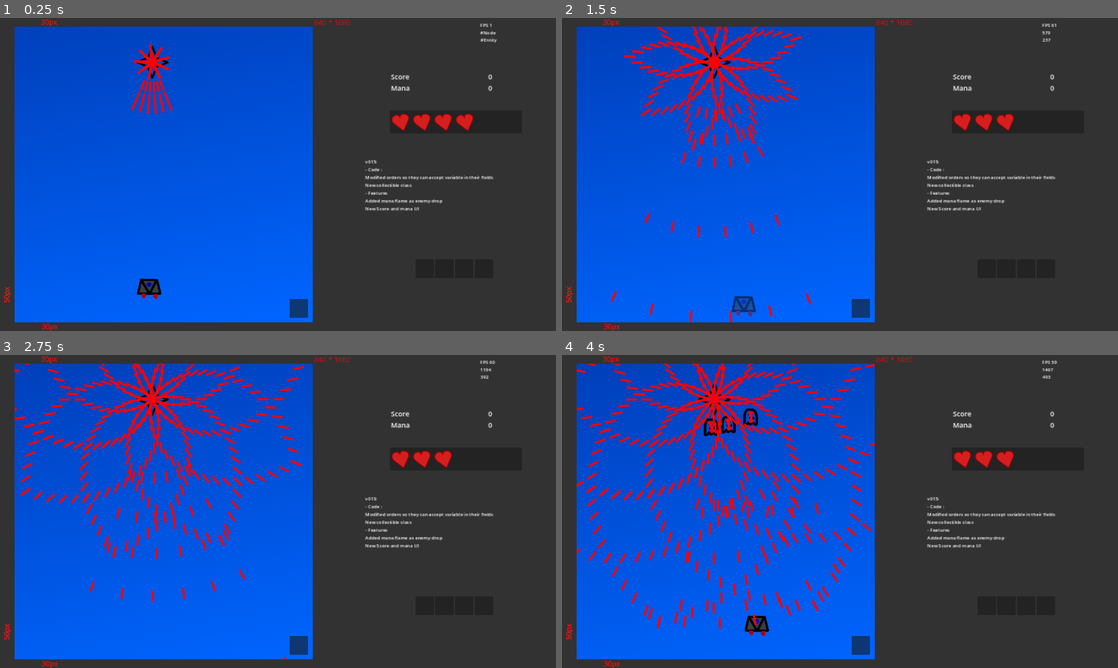
Above: before the commit, frames 1-4 (two rows, left to right).
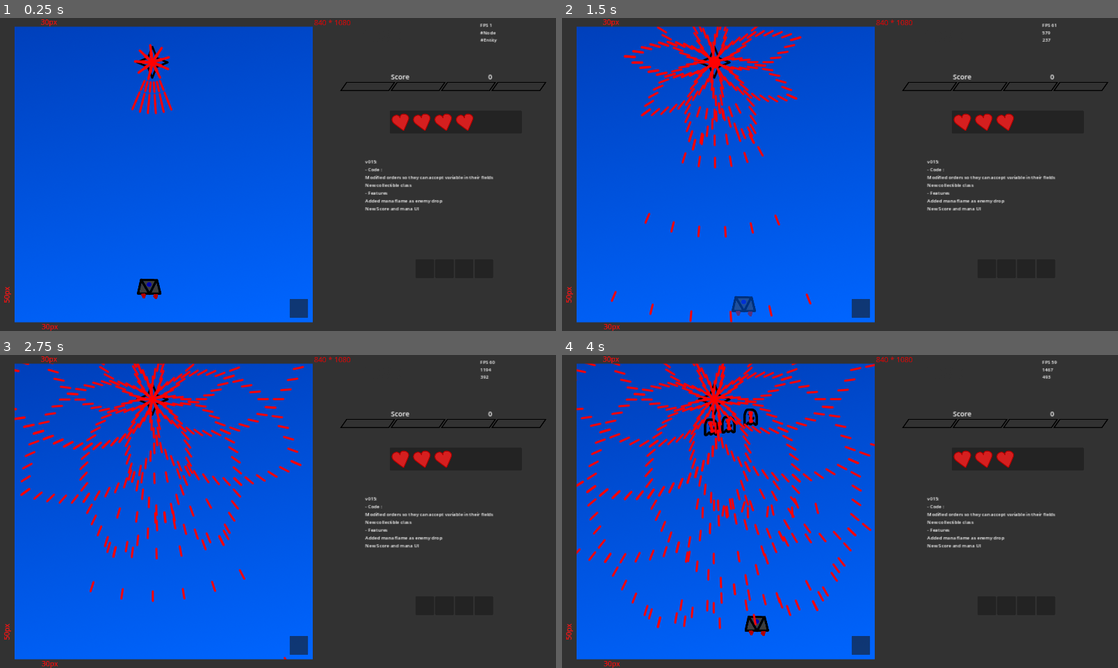
Above: after the commit, the same moments.

Repository: Asylnn/Project-Bullet-Hell
Game: Godot game, scene res://src/scenes/stage/stage_1.tscn
Two runs of this game, one before a commit and one after it. Both use one fixed random seed, a clock stepped at 60 frames per second and the inputs below. The engine's default icon, where the game draws it, is replaced by a stand-in: a white triangle on a blue panel in a dark square.
Inputs (mouse positions are in pixels of both pictures, inside the frame that each line leads up to):
- Up to frame 1 (0.25 s): no input
- Up to frame 2 (1.5 s): move the mouse to (984, 268) at 0.52 s; hold D (Move Right) 0.53-1.28 s; hold Shift (Shift Move ) 0.53-1.28 s; click (984, 268) at 0.67 s; move the mouse to (1006, 268) at 1.27 s; hold S (Move Down) from 1.28 s (still down); tap Z (shoot) at 1.35 s; click (1006, 268) at 1.42 s
- Up to frame 3 (2.75 s): move the mouse to (461, 605) at 2.02 s; release S (Move Down) at 2.03 s; hold D (Move Right) from 2.03 s (still down); hold Shift (Shift Move ) from 2.03 s (still down); click (461, 605) at 2.17 s
- Up to frame 4 (4 s): move the mouse to (1045, 605) at 2.77 s; release D (Move Right) at 2.78 s; release Shift (Shift Move ) at 2.78 s; hold W (Move Up) 2.78-3.53 s; tap Z (shoot) at 2.85 s; click (1045, 605) at 2.92 s; move the mouse to (862, 646) at 3.52 s; hold A (Move Left) from 3.53 s (still down); hold Shift (Shift Move ) from 3.53 s (still down); click (862, 646) at 3.67 s

The runs differ from the first frame. In frame 1, 0.2% of the frame differs, in the area x 61-99%, y 20-24%; in frame 2, 0.2%; in frame 3, 0.2%; in frame 4, 0.2%.

Commit message:
added mana bar

Diff:
--- /dev/null
+++ b/Sprites/svg/life bar bar.svg
@@ -0,0 +1,21 @@
+<?xml version="1.0" encoding="UTF-8" standalone="no"?>
+<!-- Created with Inkscape (http://www.inkscape.org/) -->
+
+<svg
+   width="384"
+   height="64"
+   viewBox="0 0 101.59999 16.933333"
+   version="1.1"
+   id="svg5"
+   xmlns="http://www.w3.org/2000/svg"
+   xmlns:svg="http://www.w3.org/2000/svg">
+  <defs
+     id="defs2" />
+  <g
+     id="layer1">
+    <path
+       id="rect2581"
+       style="fill:#8500cf;stroke:#000000;stroke-width:0"
+       d="m 12.974022,1.7870217 h 85.062165 l -9.411776,13.3542133 -85.0602786,0 z" />
+  </g>
+</svg>
--- /dev/null
+++ b/Sprites/svg/life bar front.svg
@@ -0,0 +1,32 @@
+<?xml version="1.0" encoding="UTF-8" standalone="no"?>
+<!-- Created with Inkscape (http://www.inkscape.org/) -->
+
+<svg
+   width="192"
+   height="32"
+   viewBox="0 0 50.799995 8.4666665"
+   version="1.1"
+   id="svg5"
+   xmlns="http://www.w3.org/2000/svg"
+   xmlns:svg="http://www.w3.org/2000/svg">
+  <defs
+     id="defs2" />
+  <g
+     id="layer1">
+    <g
+       id="g2194"
+       transform="matrix(0.50000923,0,0,0.5,-0.0120784,0.37400875)">
+      <g
+         id="rect55">
+        <path
+           style="color:#000000;fill:#ffffff;fill-opacity:0;fill-rule:evenodd;stroke-width:2;-inkscape-stroke:none"
+           d="M 13.963875,-3.4207403 H 104.50468 L 93.445476,13.512591 H 2.9046762 Z"
+           id="path2373" />
+        <path
+           style="color:#000000;fill:#000000;fill-rule:evenodd;stroke-width:10;stroke-miterlimit:4;stroke-dasharray:none"
+           d="M 11.952219,-0.7480175 11.667642,-0.3427621 0.02071324,16.183623 H 89.690763 L 101.62228,-0.7480175 Z M 12.996297,1.040696 H 98.058462 L 88.646686,14.394909 H 3.5864075 Z"
+           id="path2375" />
+      </g>
+    </g>
+  </g>
+</svg>
--- /dev/null
+++ b/Sprites/svg/life bar full.svg
@@ -0,0 +1,36 @@
+<?xml version="1.0" encoding="UTF-8" standalone="no"?>
+<!-- Created with Inkscape (http://www.inkscape.org/) -->
+
+<svg
+   width="192"
+   height="32"
+   viewBox="0 0 50.799995 8.4666665"
+   version="1.1"
+   id="svg5"
+   xmlns="http://www.w3.org/2000/svg"
+   xmlns:svg="http://www.w3.org/2000/svg">
+  <defs
+     id="defs2" />
+  <g
+     id="layer1">
+    <path
+       id="rect2581"
+       style="fill:#8500cf;stroke:#000000;stroke-width:0"
+       d="M 6.48619,0.89435679 H 49.018058 L 44.312083,7.5714635 H 1.7811585 Z" />
+    <g
+       id="g2194"
+       transform="matrix(0.50000923,0,0,0.5,-0.0120784,0.37400875)">
+      <g
+         id="rect55">
+        <path
+           style="color:#000000;fill:#ffffff;fill-opacity:0;fill-rule:evenodd;stroke-width:2;-inkscape-stroke:none"
+           d="M 13.963875,-3.4207403 H 104.50468 L 93.445476,13.512591 H 2.9046762 Z"
+           id="path2373" />
+        <path
+           style="color:#000000;fill:#000000;fill-rule:evenodd;stroke-width:10;stroke-miterlimit:4;stroke-dasharray:none"
+           d="M 11.952219,-0.7480175 11.667642,-0.3427621 0.02071324,16.183623 H 89.690763 L 101.62228,-0.7480175 Z M 12.996297,1.040696 H 98.058462 L 88.646686,14.394909 H 3.5864075 Z"
+           id="path2375" />
+      </g>
+    </g>
+  </g>
+</svg>
--- /dev/null
+++ b/Sprites/svg/life bar progress.svg
@@ -0,0 +1,21 @@
+<?xml version="1.0" encoding="UTF-8" standalone="no"?>
+<!-- Created with Inkscape (http://www.inkscape.org/) -->
+
+<svg
+   width="192"
+   height="32"
+   viewBox="0 0 50.799995 8.4666665"
+   version="1.1"
+   id="svg5"
+   xmlns="http://www.w3.org/2000/svg"
+   xmlns:svg="http://www.w3.org/2000/svg">
+  <defs
+     id="defs2" />
+  <g
+     id="layer1">
+    <path
+       id="rect2581"
+       style="fill:#8500cf;stroke:#000000;stroke-width:0"
+       d="M 6.48619,0.89435679 H 49.018058 L 44.312083,7.5714635 H 1.7811585 Z" />
+  </g>
+</svg>
--- /dev/null
+++ b/Sprites/svg/life bar.svg
@@ -0,0 +1,32 @@
+<?xml version="1.0" encoding="UTF-8" standalone="no"?>
+<!-- Created with Inkscape (http://www.inkscape.org/) -->
+
+<svg
+   width="384"
+   height="64"
+   viewBox="0 0 101.59999 16.933333"
+   version="1.1"
+   id="svg5"
+   xmlns="http://www.w3.org/2000/svg"
+   xmlns:svg="http://www.w3.org/2000/svg">
+  <defs
+     id="defs2" />
+  <g
+     id="layer1">
+    <g
+       id="g2194"
+       transform="translate(-0.02227513,0.74632568)">
+      <g
+         id="rect55">
+        <path
+           style="color:#000000;fill:#ffffff;fill-opacity:0;fill-rule:evenodd;stroke-width:2;-inkscape-stroke:none"
+           d="M 13.963875,-3.4207403 H 104.50468 L 93.445476,13.512591 H 2.9046762 Z"
+           id="path2373" />
+        <path
+           style="color:#000000;fill:#000000;fill-rule:evenodd;stroke-width:10;stroke-miterlimit:4;stroke-dasharray:none"
+           d="M 11.952222,-0.74632568 11.667645,-0.34107028 0.02071623,16.185315 H 89.690766 L 101.62228,-0.74632568 Z M 12.9963,1.0423878 H 98.058465 L 88.646689,14.396601 H 3.5864105 Z"
+           id="path2375" />
+      </g>
+    </g>
+  </g>
+</svg>
--- /dev/null
+++ b/Sprites/svg/life bar_full.svg
@@ -0,0 +1,36 @@
+<?xml version="1.0" encoding="UTF-8" standalone="no"?>
+<!-- Created with Inkscape (http://www.inkscape.org/) -->
+
+<svg
+   width="384"
+   height="64"
+   viewBox="0 0 101.59999 16.933333"
+   version="1.1"
+   id="svg5"
+   xmlns="http://www.w3.org/2000/svg"
+   xmlns:svg="http://www.w3.org/2000/svg">
+  <defs
+     id="defs2" />
+  <g
+     id="layer1">
+    <path
+       id="rect2581"
+       style="fill:#8500cf;stroke:#000000;stroke-width:0"
+       d="m 12.974022,1.7870217 h 85.062165 l -9.411776,13.3542133 -85.0602786,0 z" />
+    <g
+       id="g2194"
+       transform="translate(-0.02227513,0.74632568)">
+      <g
+         id="rect55">
+        <path
+           style="color:#000000;fill:#ffffff;fill-opacity:0;fill-rule:evenodd;stroke-width:2;-inkscape-stroke:none"
+           d="M 13.963875,-3.4207403 H 104.50468 L 93.445476,13.512591 H 2.9046762 Z"
+           id="path2373" />
+        <path
+           style="color:#000000;fill:#000000;fill-rule:evenodd;stroke-width:10;stroke-miterlimit:4;stroke-dasharray:none"
+           d="M 11.952219,-0.7480175 11.667642,-0.3427621 0.02071324,16.183623 H 89.690763 L 101.62228,-0.7480175 Z M 12.996297,1.040696 H 98.058462 L 88.646686,14.394909 H 3.5864075 Z"
+           id="path2375" />
+      </g>
+    </g>
+  </g>
+</svg>
--- /dev/null
+++ b/Sprites/xcf/life bar.svg
@@ -0,0 +1,54 @@
+<?xml version="1.0" encoding="UTF-8" standalone="no"?>
+<!-- Created with Inkscape (http://www.inkscape.org/) -->
+
+<svg
+   width="384"
+   height="64"
+   viewBox="0 0 101.59999 16.933333"
+   version="1.1"
+   id="svg5"
+   inkscape:version="1.1.2 (0a00cf5339, 2022-02-04)"
+   sodipodi:docname="life bar.svg"
+   xmlns:inkscape="http://www.inkscape.org/namespaces/inkscape"
+   xmlns:sodipodi="http://sodipodi.sourceforge.net/DTD/sodipodi-0.dtd"
+   xmlns="http://www.w3.org/2000/svg"
+   xmlns:svg="http://www.w3.org/2000/svg">
+  <sodipodi:namedview
+     id="namedview7"
+     pagecolor="#ffffff"
+     bordercolor="#fc6666"
+     borderopacity="1"
+     inkscape:pageshadow="2"
+     inkscape:pageopacity="0"
+     inkscape:pagecheckerboard="false"
+     inkscape:document-units="mm"
+     showgrid="false"
+     scale-x="1"
+     units="px"
+     width="64px"
+     inkscape:snap-global="true"
+     inkscape:snap-bbox="true"
+     inkscape:bbox-paths="false"
+     inkscape:snap-page="true"
+     inkscape:zoom="2.9078743"
+     inkscape:cx="113.31301"
+     inkscape:cy="53.303541"
+     inkscape:window-width="1920"
+     inkscape:window-height="1002"
+     inkscape:window-x="0"
+     inkscape:window-y="0"
+     inkscape:window-maximized="1"
+     inkscape:current-layer="layer1" />
+  <defs
+     id="defs2" />
+  <g
+     inkscape:label="Calque 1"
+     inkscape:groupmode="layer"
+     id="layer1">
+    <path
+       id="rect55"
+       style="fill:#ffffff;fill-opacity:0;fill-rule:evenodd;stroke:#000000;stroke-width:2;stroke-linejoin:miter;stroke-miterlimit:4;stroke-dasharray:none"
+       d="M 11.059199,6.6666666e-7 H 101.6 L 90.540799,16.933333 H 0 Z"
+       sodipodi:nodetypes="ccccc" />
+  </g>
+</svg>
--- /dev/null
+++ b/src/scenes/UI/ui.tscn
@@ -0,0 +1,96 @@
+[gd_scene load_steps=5 format=3 uid="uid://b0ybgofwa83cu"]
+
+[ext_resource type="Script" path="res://src/scripts/UI/ui.gd" id="1_s427g"]
+[ext_resource type="LabelSettings" uid="uid://bx4beocv5cqnq" path="res://src/other/font UI/font_ui.tres" id="2_qxkp4"]
+[ext_resource type="Texture2D" uid="uid://b4at7vnuckd7k" path="res://Sprites/svg/life bar front.svg" id="3_4nx0n"]
+[ext_resource type="Texture2D" uid="uid://d17sggdhgq5o4" path="res://Sprites/svg/life bar progress.svg" id="4_vw86u"]
+
+[node name="UI" type="VBoxContainer" groups=["UI"]]
+z_index = 3
+offset_left = 1350.0
+offset_top = 185.0
+offset_right = 1797.0
+offset_bottom = 292.0
+script = ExtResource("1_s427g")
+
+[node name="Score" type="HBoxContainer" parent="."]
+layout_mode = 2
+
+[node name="Score Label" type="Label" parent="Score"]
+layout_mode = 2
+size_flags_horizontal = 3
+size_flags_vertical = 1
+size_flags_stretch_ratio = 3.0
+text = "Score
+"
+label_settings = ExtResource("2_qxkp4")
+
+[node name="Score" type="Label" parent="Score"]
+z_index = 3
+layout_mode = 2
+size_flags_horizontal = 3
+size_flags_vertical = 1
+text = "0"
+label_settings = ExtResource("2_qxkp4")
+
+[node name="Mana" type="HBoxContainer" parent="."]
+visible = false
+layout_mode = 2
+
+[node name="Mana Label" type="Label" parent="Mana"]
+layout_mode = 2
+size_flags_horizontal = 3
+size_flags_vertical = 1
+size_flags_stretch_ratio = 3.0
+text = "Mana"
+label_settings = ExtResource("2_qxkp4")
+
+[node name="Mana" type="Label" parent="Mana"]
+z_index = 3
+layout_mode = 2
+size_flags_horizontal = 3
+size_flags_vertical = 1
+text = "0"
+label_settings = ExtResource("2_qxkp4")
+
+[node name="ManaBar" type="Control" parent="."]
+layout_mode = 2
+
+[node name="Mana1" type="TextureProgressBar" parent="ManaBar"]
+offset_left = -176.0
+offset_top = -4.0
+offset_right = 271.0
+offset_bottom = 28.0
+max_value = 10.0
+texture_over = ExtResource("3_4nx0n")
+texture_progress = ExtResource("4_vw86u")
+
+[node name="Mana2" type="TextureProgressBar" parent="ManaBar"]
+layout_mode = 2
+offset_left = -2.0
+offset_top = -4.0
+offset_right = 445.0
+offset_bottom = 28.0
+texture_over = ExtResource("3_4nx0n")
+texture_progress = ExtResource("4_vw86u")
+
+[node name="Mana3" type="TextureProgressBar" parent="ManaBar"]
+layout_mode = 2
+offset_left = 172.0
+offset_top = -4.0
+offset_right = 364.0
+offset_bottom = 28.0
+texture_over = ExtResource("3_4nx0n")
+texture_progress = ExtResource("4_vw86u")
+
+[node name="Mana4" type="TextureProgressBar" parent="ManaBar"]
+offset_left = 346.0
+offset_top = -4.0
+offset_right = 538.0
+offset_bottom = 28.0
+texture_over = ExtResource("3_4nx0n")
+texture_progress = ExtResource("4_vw86u")
+
+[node name="HBoxContainer" type="HBoxContainer" parent="."]
+layout_mode = 2
+alignment = 1
--- a/src/scenes/stage/stage_1.tscn
+++ b/src/scenes/stage/stage_1.tscn
@@ -19,8 +19,7 @@
 [ext_resource type="Script" path="res://src/scripts/UI/Node Count.gd" id="15_ixmfg"]
 [ext_resource type="Script" path="res://src/scripts/UI/FPS Counter.gd" id="16_isc8r"]
 [ext_resource type="Script" path="res://src/scripts/Stage/pool.gd" id="19_k02wo"]
-[ext_resource type="LabelSettings" uid="uid://bx4beocv5cqnq" path="res://src/other/font UI/font_ui.tres" id="19_kxt6m"]
-[ext_resource type="Script" path="res://src/scripts/UI/ui.gd" id="19_okfya"]
+[ext_resource type="PackedScene" uid="uid://b0ybgofwa83cu" path="res://src/scenes/UI/ui.tscn" id="20_y0n50"]
 [ext_resource type="Script" path="res://src/scripts/utils/testing.gd" id="22_ggu3u"]
 [ext_resource type="PackedScene" uid="uid://bpmg8fx6mngp5" path="res://src/scenes/UI/spellcard_description.tscn" id="23_xh30t"]
 
@@ -277,52 +276,7 @@
 Added mana flame as enemy drop
 New Score and mana UI"
 
-[node name="UI" type="VBoxContainer" parent="." groups=["UI"]]
-z_index = 3
-offset_left = 1350.0
-offset_top = 185.0
-offset_right = 1797.0
-offset_bottom = 292.0
-script = ExtResource("19_okfya")
-
-[node name="Score" type="HBoxContainer" parent="UI"]
-layout_mode = 2
-
-[node name="Score Label" type="Label" parent="UI/Score"]
-layout_mode = 2
-size_flags_horizontal = 3
-size_flags_vertical = 1
-size_flags_stretch_ratio = 3.0
-text = "Score
-"
-label_settings = ExtResource("19_kxt6m")
-
-[node name="Score" type="Label" parent="UI/Score"]
-z_index = 3
-layout_mode = 2
-size_flags_horizontal = 3
-size_flags_vertical = 1
-text = "0"
-label_settings = ExtResource("19_kxt6m")
-
-[node name="Mana" type="HBoxContainer" parent="UI"]
-layout_mode = 2
-
-[node name="Mana Label" type="Label" parent="UI/Mana"]
-layout_mode = 2
-size_flags_horizontal = 3
-size_flags_vertical = 1
-size_flags_stretch_ratio = 3.0
-text = "Mana"
-label_settings = ExtResource("19_kxt6m")
-
-[node name="Mana" type="Label" parent="UI/Mana"]
-z_index = 3
-layout_mode = 2
-size_flags_horizontal = 3
-size_flags_vertical = 1
-text = "0"
-label_settings = ExtResource("19_kxt6m")
+[node name="UI" parent="." instance=ExtResource("20_y0n50")]
 
 [node name="Tester" type="Node" parent="."]
 script = ExtResource("22_ggu3u")
--- a/src/scripts/UI/ui.gd
+++ b/src/scripts/UI/ui.gd
@@ -1,10 +1,26 @@
 class_name UI extends VBoxContainer
 
 var total_score : int = 0
+const MANA_PER_BAR : int = 10
+
 
 func _on_enemy_died(score : int):
 	total_score += score
 	$"Score/Score".text = str(total_score)
 
+func _ready():
+	$ManaBar/Mana1.min_value = 0
+	$ManaBar/Mana1.max_value = 10
+	$ManaBar/Mana2.min_value = 10
+	$ManaBar/Mana2.max_value = 20
+	$ManaBar/Mana3.min_value = 20
+	$ManaBar/Mana3.max_value = 30
+	$ManaBar/Mana4.min_value = 30
+	$ManaBar/Mana4.max_value = 40
+
 func _update_mana(mana : int):
-	$"Mana/Mana".text = str(mana)
+	print(mana)
+	$"ManaBar/Mana1".value = mana
+	$"ManaBar/Mana2".value = mana
+	$"ManaBar/Mana3".value = mana
+	$"ManaBar/Mana4".value = mana
Not shown, added: Sprites/svg/life bar bar.svg.import
Not shown, added: Sprites/svg/life bar front.svg.import
Not shown, added: Sprites/svg/life bar full.svg.import
Not shown, added: Sprites/svg/life bar progress.svg.import
Not shown, added: Sprites/svg/life bar.svg.import
Not shown, added: Sprites/svg/life bar_full.svg.import
Not shown, added: Sprites/xcf/life bar.svg.import
Not shown: 1 places in src/scenes/stage/stage_1.tscn that only renumber resources
